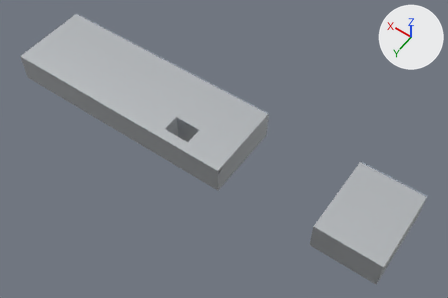
The glTF model otonom/hat3d/v3/modul_U.glb, before and after one commit.
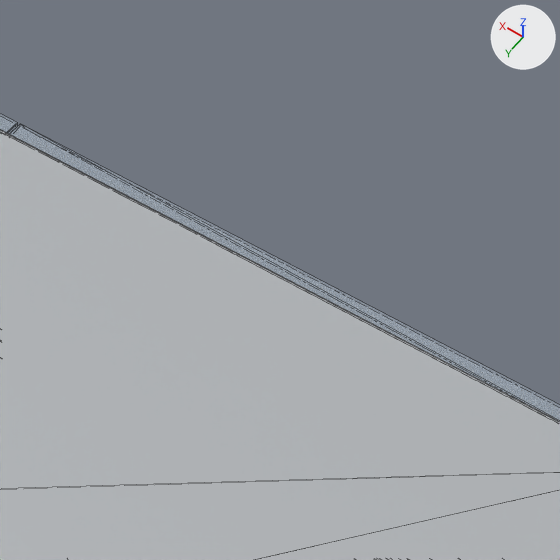
The first picture shows the older version from a 50 mm camera at (0.4, 3.66, 7.05) aimed at (2.74, 0.39, 1.91). The close-ups show the older and then the newer version on the part from 47% to 58% of the width and 24% to 41% of the height of that picture. Only the edits that show in the close-ups are written down. Arrows for +X, +Y and +Z are at upper right; the lights stay in place. The close-ups show mesh edges as thin lines.

Script lines for the objects in view, before the commit:
```python
me_u_f_govde__on_seffaf__kapak_u_f_sag = bpy.data.meshes.new('U_F_GOVDE__on_seffaf__KAPAK_U_F_SAG')
me_u_f_govde__on_seffaf__kapak_u_f_sag.from_pydata(...)  # 54 vertices, 92 faces; spans x 3.251..4.0, y -0.079..-0.059, z 1.862..2.197
me_u_f_govde__on_seffaf__kapak_u_f_sag.materials.append(mat_mu_u_f_govde__on_seffaf)  # pale blue #daeaf9
me_u_f_govde__on_seffaf__kapak_u_f_sol = bpy.data.meshes.new('U_F_GOVDE__on_seffaf__KAPAK_U_F_SOL')
me_u_f_govde__on_seffaf__kapak_u_f_sol.from_pydata(...)  # 54 vertices, 92 faces; spans x 2.5..3.249, y -0.079..-0.059, z 1.862..2.197
me_u_f_govde__on_seffaf__kapak_u_f_sol.materials.append(mat_mu_u_f_govde__on_seffaf)  # pale blue #daeaf9
me_u_f_govde__sac = bpy.data.meshes.new('U_F_GOVDE__sac')
me_u_f_govde__sac.from_pydata(...)  # 156 vertices, 350 faces; spans x 2.5..4.0, y -0.06..0.83, z 1.86..2.2
me_u_f_govde__sac.materials.append(mat_mu_u_f_govde__sac)  # white #dfe3e7
ob_u_f_govde__on_seffaf__kapak_u_f_sag = bpy.data.objects.new('U_F_GOVDE__on_seffaf__KAPAK_U_F_SAG', me_u_f_govde__on_seffaf__kapak_u_f_sag)
ob_u_f_govde__on_seffaf__kapak_u_f_sag.location = (0.0, 0.0, 0.0)
ob_u_f_govde__on_seffaf__kapak_u_f_sol = bpy.data.objects.new('U_F_GOVDE__on_seffaf__KAPAK_U_F_SOL', me_u_f_govde__on_seffaf__kapak_u_f_sol)
ob_u_f_govde__on_seffaf__kapak_u_f_sol.location = (0.0, 0.0, 0.0)
ob_u_f_govde__sac = bpy.data.objects.new('U_F_GOVDE__sac', me_u_f_govde__sac)
ob_u_f_govde__sac.location = (0.0, 0.0, 0.0)
```
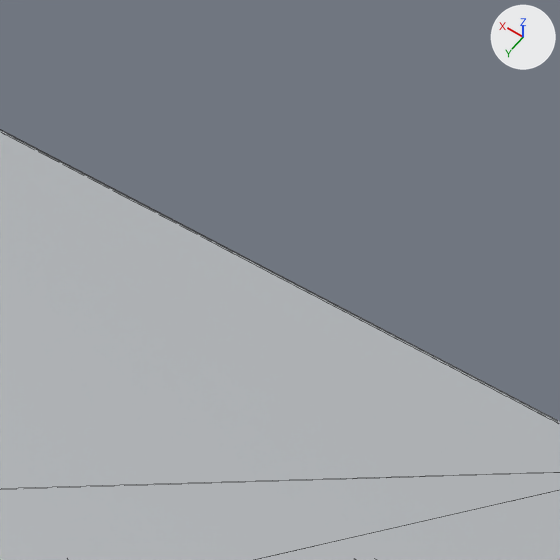
The change, as a list of edits to the scene's bpy script:
```text
Remove ob_u_f_govde__on_seffaf__kapak_u_f_sag:
    ob_u_f_govde__on_seffaf__kapak_u_f_sag = bpy.data.objects.new('U_F_GOVDE__on_seffaf__KAPAK_U_F_SAG', me_u_f_govde__on_seffaf__kapak_u_f_sag)
    ob_u_f_govde__on_seffaf__kapak_u_f_sag.location = (0.0, 0.0, 0.0)
Remove ob_u_f_govde__on_seffaf__kapak_u_f_sol:
    ob_u_f_govde__on_seffaf__kapak_u_f_sol = bpy.data.objects.new('U_F_GOVDE__on_seffaf__KAPAK_U_F_SOL', me_u_f_govde__on_seffaf__kapak_u_f_sol)
    ob_u_f_govde__on_seffaf__kapak_u_f_sol.location = (0.0, 0.0, 0.0)
```

Changed parts and their boxes [x1, y1, x2, y2] in the close-ups (560 x 560 px):
'U_F_GOVDE__on_seffaf__KAPAK_U_F_SOL', deleted (mostly hidden): before [9, 124, 560, 422]
'U_F_GOVDE__on_seffaf__KAPAK_U_F_SAG', deleted (mostly hidden): before [0, 114, 18, 134]
